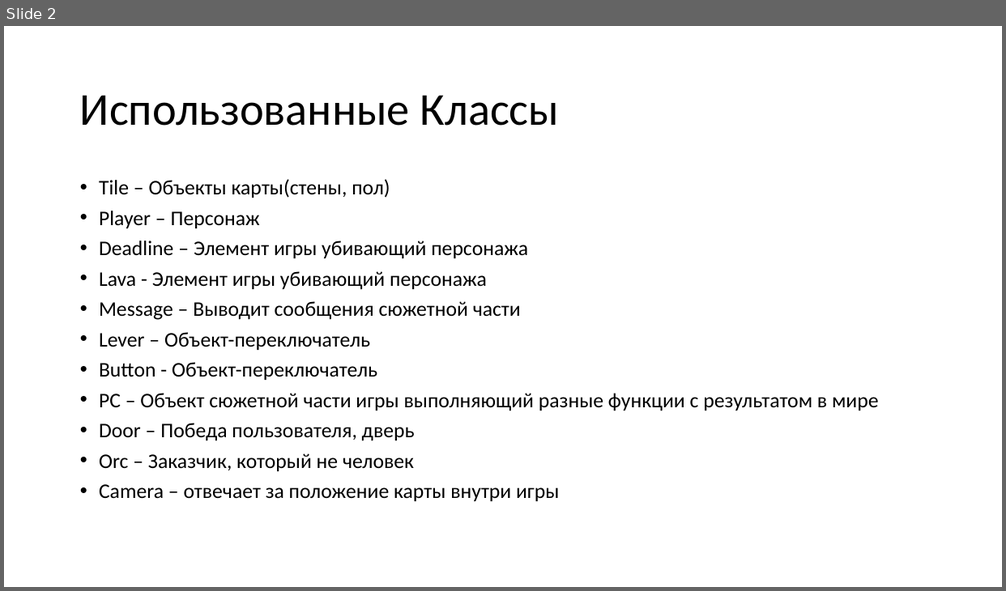
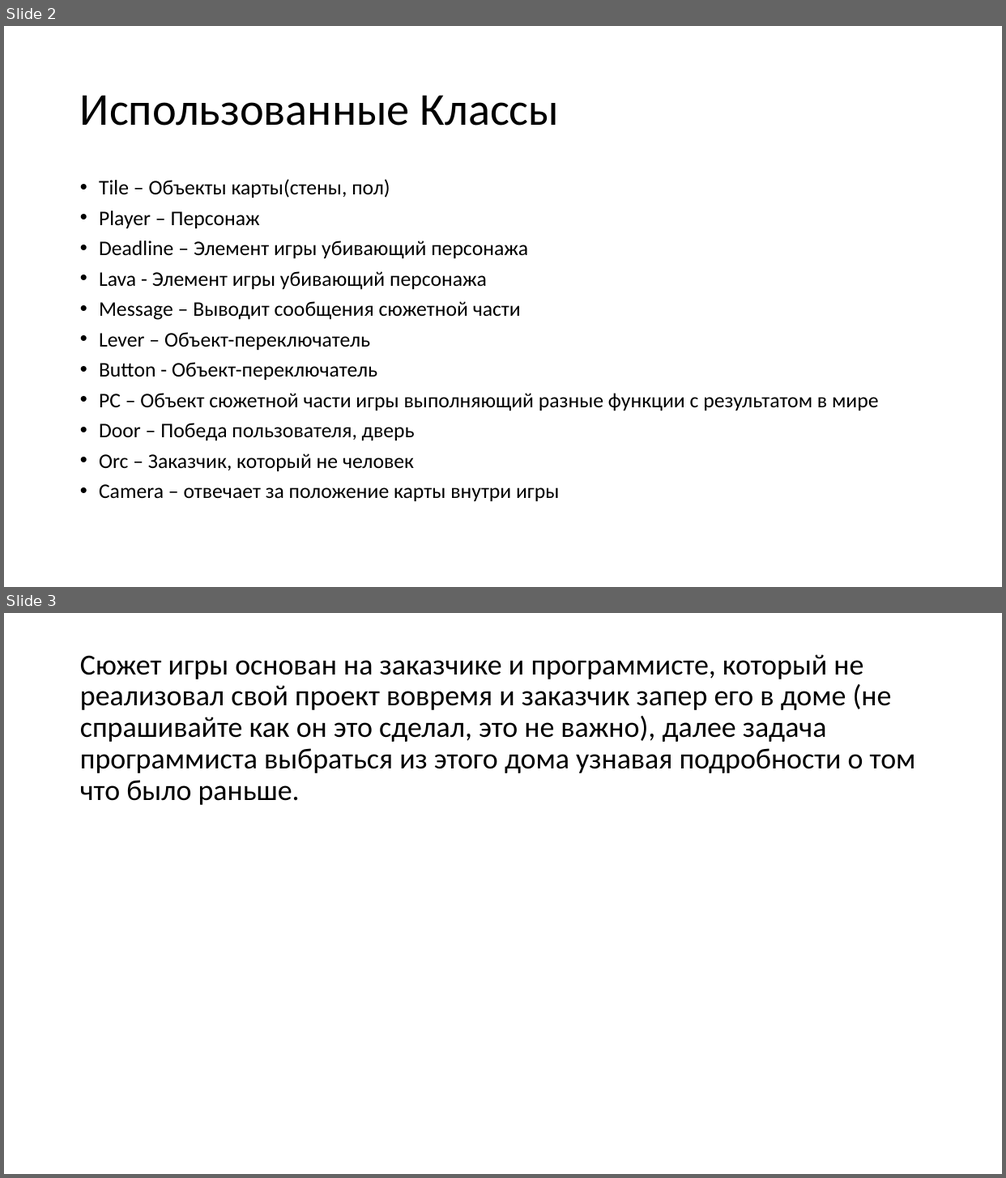
Before and after one commit to Veseha/NotToday, a slide deck: presintation.pptx. Shown one above the other, each under a label of ours: slide 2 before the commit, slides 2 and 3 after it. The pictures are 1006x591 and 1006x1178 pixels, drawn with LibreOffice and Linux fonts; fonts in the diff are those of the drawing. Boxes give left, top, right and bottom in pixels: in the first picture for what was removed or moved away, otherwise in the second. Text is boxed around its words. In the diff, an @@ line names an element or a change of style, - is before the commit and + after.

```diff
--- a/presintation.pptx
+++ b/presintation.pptx
@@ slide 3 added at [4, 613, 1002, 1174], background #FFFFFF @@
@@ text added at [80, 654, 916, 805], 28 pt, text #000000 @@
+Сюжет игры основан на заказчике и программисте, который не реализовал свой проект вовремя и заказчик запер его в доме (не спрашивайте как он это сделал, это не важно), далее задача программиста выбраться из этого дома узнавая подробности о том что было раньше.
```
Also in this commit, not shown: 1 slide changed, 2 other files.
